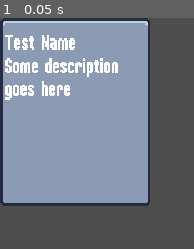
Above: before the commit, frame 1.
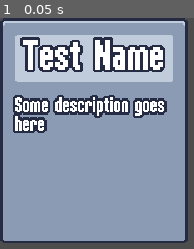
Above: after the commit, the same moment.

Repository: justknick/myFirst2DSurvivorsGame
Game: Godot game, scene res://scenes/ui/ability_upgrade_card.tscn
Two runs of this game, one before a commit and one after it. Both use one fixed random seed, a clock stepped at 60 frames per second and the inputs below. This scene is started directly instead of the project's main scene.
Inputs:
- Up to frame 1 (0.05 s): no input

The runs differ from the first frame. In frame 1, 54% of the frame differs, in the area x 0-97%, y 0-98%.

Commit message:
Section 3.48 - Finalizing Upgrade Card Theme // updated theme resource (created AlternatePanelContainer subresource, label subresource), axe resource (renamed title to "Axe Ability"), sword_rate resource (renamed titled to "Sword Speed"), abilitiy_upgrade_card (applied theme to containers)

Diff:
--- a/resources/theme/theme.tres
+++ b/resources/theme/theme.tres
@@ -1,7 +1,19 @@
-[gd_resource type="Theme" load_steps=4 format=3 uid="uid://bktareejqtyjy"]
+[gd_resource type="Theme" load_steps=5 format=3 uid="uid://bktareejqtyjy"]
 
 [ext_resource type="Texture2D" uid="uid://bp8sglnsukonx" path="res://assets/ui/ui.png" id="1_4b2ii"]
 [ext_resource type="FontFile" uid="uid://1ndjgi0ktvbq" path="res://resources/theme/Rockboxcond12.ttf" id="1_psbik"]
+
+[sub_resource type="StyleBoxTexture" id="StyleBoxTexture_56a8y"]
+content_margin_left = 4.0
+content_margin_top = 4.0
+content_margin_right = 4.0
+content_margin_bottom = 4.0
+texture = ExtResource("1_4b2ii")
+texture_margin_left = 1.0
+texture_margin_top = 1.0
+texture_margin_right = 1.0
+texture_margin_bottom = 1.0
+region_rect = Rect2(18, 2, 12, 12)
 
 [sub_resource type="StyleBoxTexture" id="StyleBoxTexture_goqmm"]
 texture = ExtResource("1_4b2ii")
@@ -13,4 +25,7 @@
 
 [resource]
 default_font = ExtResource("1_psbik")
+AlternatePanelContainer/base_type = &"PanelContainer"
+AlternatePanelContainer/styles/panel = SubResource("StyleBoxTexture_56a8y")
+Label/constants/line_spacing = 0
 PanelContainer/styles/panel = SubResource("StyleBoxTexture_goqmm")
--- a/resources/upgrades/axe.tres
+++ b/resources/upgrades/axe.tres
@@ -8,5 +8,5 @@
 ability_controller_scene = ExtResource("1_v8r7w")
 id = "axe"
 max_quantity = 1
-name = "Axe"
+name = "Axe Ability"
 description = "Throw a spinning Axe around the player. "
--- a/resources/upgrades/sword_rate.tres
+++ b/resources/upgrades/sword_rate.tres
@@ -6,5 +6,5 @@
 script = ExtResource("1_gfnwj")
 id = "sword_rate"
 max_quantity = 5
-name = "Sword Quickness"
+name = "Sword Speed"
 description = "Increases sword attack rate by 10%."
--- a/scenes/ui/ability_upgrade_card.tscn
+++ b/scenes/ui/ability_upgrade_card.tscn
@@ -4,18 +4,39 @@
 
 [node name="AbilityUpgradeCard" type="PanelContainer"]
 custom_minimum_size = Vector2(120, 150)
+offset_right = 150.0
+offset_bottom = 180.0
 script = ExtResource("1_y2r8x")
 
-[node name="VBoxContainer" type="VBoxContainer" parent="."]
+[node name="MarginContainer" type="MarginContainer" parent="."]
 layout_mode = 2
+theme_override_constants/margin_left = 8
+theme_override_constants/margin_right = 8
+theme_override_constants/margin_bottom = 8
 
-[node name="NameLabel" type="Label" parent="VBoxContainer"]
+[node name="VBoxContainer" type="VBoxContainer" parent="MarginContainer"]
+layout_mode = 2
+theme_override_constants/separation = 12
+
+[node name="PanelContainer" type="PanelContainer" parent="MarginContainer/VBoxContainer"]
+layout_mode = 2
+theme_type_variation = &"AlternatePanelContainer"
+
+[node name="NameLabel" type="Label" parent="MarginContainer/VBoxContainer/PanelContainer"]
 unique_name_in_owner = true
 layout_mode = 2
-text = "Test Name "
+theme_override_colors/font_outline_color = Color(0.14902, 0.168627, 0.266667, 1)
+theme_override_constants/outline_size = 8
+theme_override_font_sizes/font_size = 32
+text = "Test Name"
+horizontal_alignment = 1
+vertical_alignment = 2
+autowrap_mode = 2
 
-[node name="DescriptionLabel" type="Label" parent="VBoxContainer"]
+[node name="DescriptionLabel" type="Label" parent="MarginContainer/VBoxContainer"]
 unique_name_in_owner = true
 layout_mode = 2
+theme_override_colors/font_outline_color = Color(0.14902, 0.168627, 0.266667, 1)
+theme_override_constants/outline_size = 8
 text = "Some description goes here "
 autowrap_mode = 2
